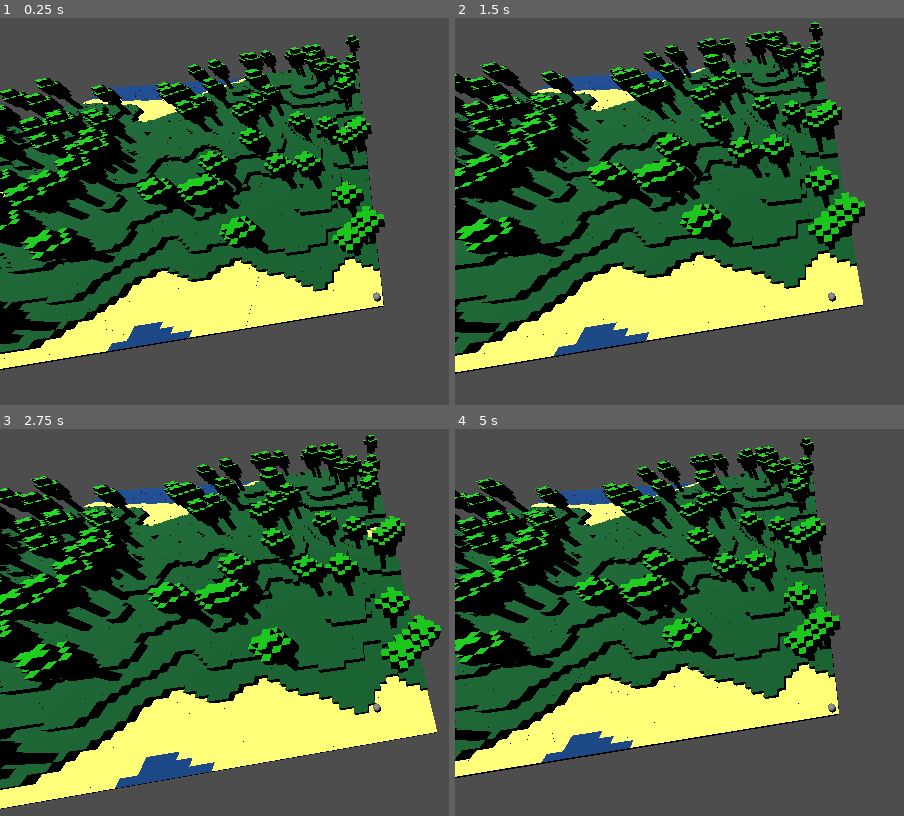
Above: before the commit, frames 1-4 (two rows, left to right).
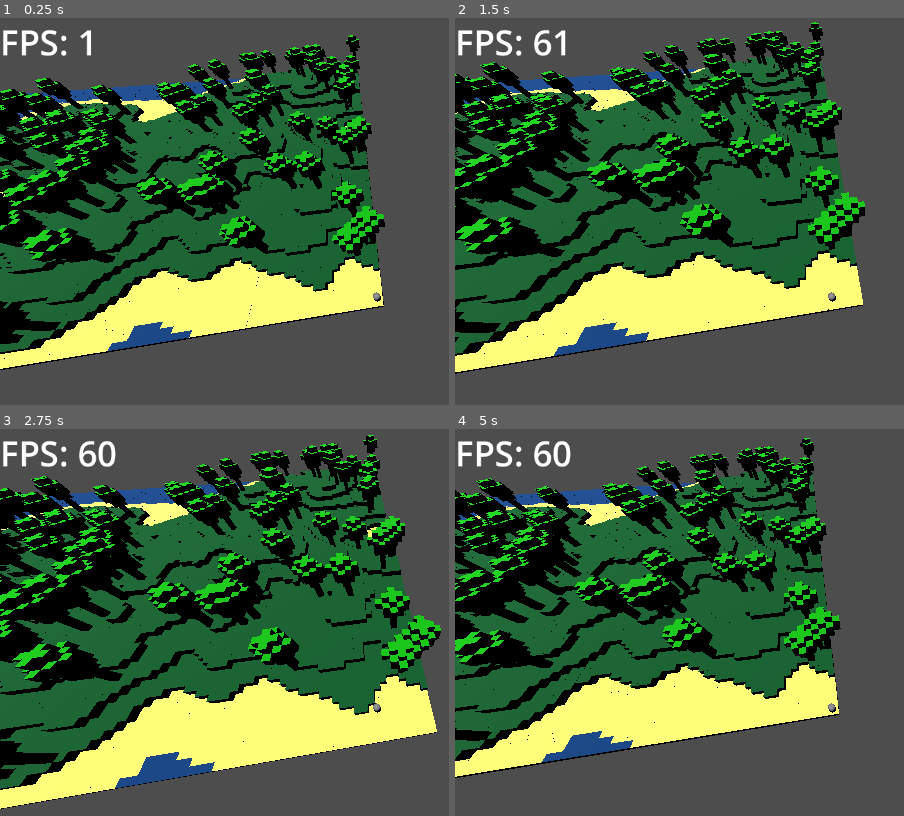
Above: after the commit, the same moments.

Repository: AlbinHorlaville/open-world-lego
Game: Godot game, scene res://levels/main.tscn
The game is run twice, just before and just after one commit, with the same random seed, the same clock (stepped at 60 frames per second) and the same inputs.
Inputs:
- Up to frame 1 (0.25 s): no input
- Up to frame 2 (1.5 s): tap Enter (ui_accept) at 0.5, 0.77 s; hold Right (ui_right) 0.53-1.28 s; hold Down (ui_down) from 1.28 s (still down)
- Up to frame 3 (2.75 s): tap Enter (ui_accept) at 1.52 s; release Down (ui_down) at 2.03 s; hold Right (ui_right) from 2.03 s (still down)
- Up to frame 4 (5 s): release Right (ui_right) at 2.78 s; hold Up (ui_up) 2.78-3.53 s; tap Enter (ui_accept) at 3.02, 3.77, 4.52 s; hold Left (ui_left) from 3.53 s (still down)

The runs differ from the first frame. In frame 1, 0.9% of the frame differs, in the area x 0-58%, y 3-35%; in frame 2, 1.0%; in frame 3, 1.1%, in the area x 0-82%, y 3-47%; in frame 4, 1.1%.

Commit message:
Add FPS label

Diff:
--- /dev/null
+++ b/OpenWorldLego/levels/Label.gd
@@ -0,0 +1,5 @@
+extends Label
+
+# Called every frame. 'delta' is the elapsed time since the previous frame.
+func _process(delta: float) -> void:
+	set_text("FPS: " + str(Engine.get_frames_per_second()))
--- a/OpenWorldLego/levels/main.tscn
+++ b/OpenWorldLego/levels/main.tscn
@@ -1,9 +1,10 @@
-[gd_scene load_steps=9 format=3 uid="uid://dfhcgfhwneaq4"]
+[gd_scene load_steps=11 format=3 uid="uid://dfhcgfhwneaq4"]
 
 [ext_resource type="Script" path="res://levels/main.gd" id="1_1c0l0"]
 [ext_resource type="PackedScene" uid="uid://bcrxb66y5ubhl" path="res://actor/player.tscn" id="1_hphc1"]
 [ext_resource type="PackedScene" uid="uid://dkm25wxado0qi" path="res://blocks/dirt.tscn" id="2_h6mns"]
 [ext_resource type="PackedScene" uid="uid://ccchkqqsmlq6h" path="res://blocks/tree.tscn" id="3_1fss3"]
+[ext_resource type="Script" path="res://levels/Label.gd" id="5_hl650"]
 
 [sub_resource type="FastNoiseLite" id="FastNoiseLite_4in38"]
 frequency = 0.007
@@ -18,11 +19,14 @@
 [sub_resource type="StandardMaterial3D" id="StandardMaterial3D_oq4gy"]
 albedo_color = Color(1, 1, 0.458824, 1)
 
+[sub_resource type="LabelSettings" id="LabelSettings_rilnt"]
+font_size = 50
+
 [node name="Main" type="Node"]
 script = ExtResource("1_1c0l0")
 dirt_scene = ExtResource("2_h6mns")
 tree_scene = ExtResource("3_1fss3")
-limit_map = Vector3(100, 100, 100)
+limit_map = Vector3(200, 100, 100)
 perlin_noise = SubResource("FastNoiseLite_4in38")
 color_dirt = SubResource("StandardMaterial3D_ydsef")
 color_water = SubResource("StandardMaterial3D_4oo4c")
@@ -37,3 +41,9 @@
 [node name="Camera3D" type="Camera3D" parent="Player"]
 transform = Transform3D(-0.987794, -0.139096, 0.0701019, -0.00803732, 0.494972, 0.868872, -0.155555, 0.857703, -0.490048, -2.45818, 25.1483, -5.97979)
 fov = 104.062
+
+[node name="Label" type="Label" parent="."]
+offset_right = 40.0
+offset_bottom = 23.0
+label_settings = SubResource("LabelSettings_rilnt")
+script = ExtResource("5_hl650")
